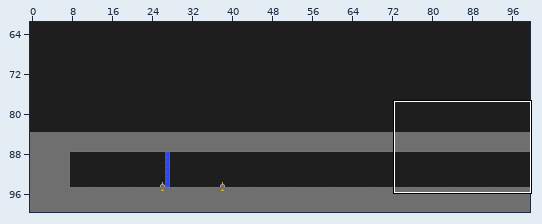
A Tiled map gets an edit: maps/level_2.tmx. Above: a wide view before the commit, with the close-up outlined.
Close-up. Earlier state:
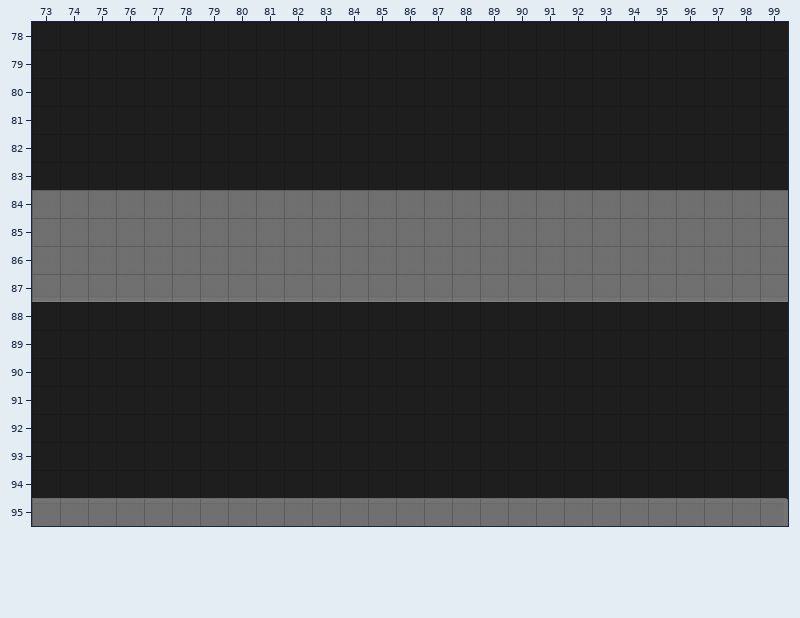
Cells are 128x128 px. Shown: x 73..99, y 78..95. The commit also changed other parts of the map, which this record leaves out. Not drawn, because the pictures are missing: unchanged layer "Coins".
The same view after the edit:
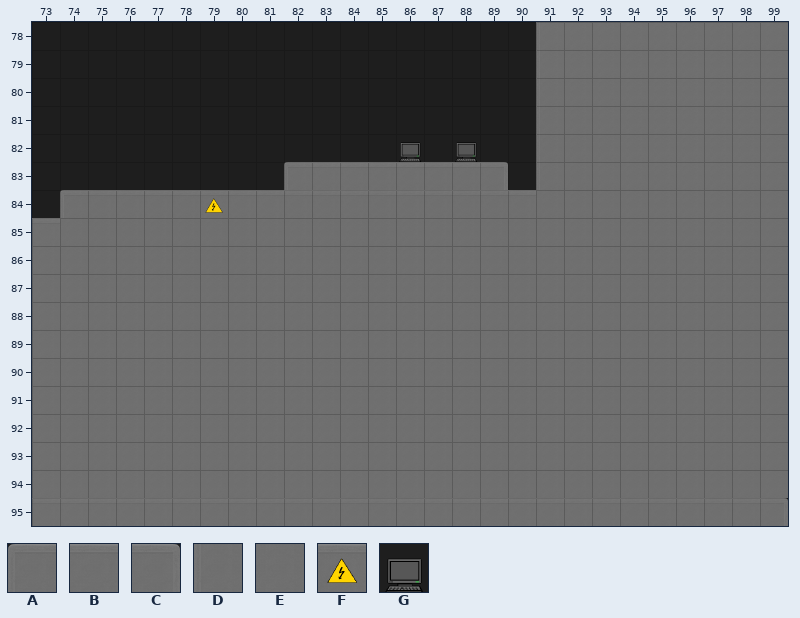
Key: from "Tiles": A 156 "ConcreteLeft", B 157 "ConcreteMid", C 158 "ConcreteRight", D 160 "ConcreteSide", E 161 "Concrete", F 162 "ConcreteElectric", G 164 "Computer".
_ is an empty cell.
What changed:
Layer "Background":
There is now tile A in row 83 at x 82.
There is now tile B in row 83 at x 83 to 88.
There is now tile C in row 83 at x 89.
Layer "Platforms":
There is now tile D in rows 78 to 83 at x 91.
There is now tile E in rows 78 to 83 at x 92 to 99; in rows 88 to 94 at x 73 to 99.
Tile E is removed in row 84 at x 73 and 79.
Layer "Don't Touch":
There is now tile F in row 84 at x 79.
Layer "Do Touch":
There is now tile G in row 82 at x 86 and 88.
